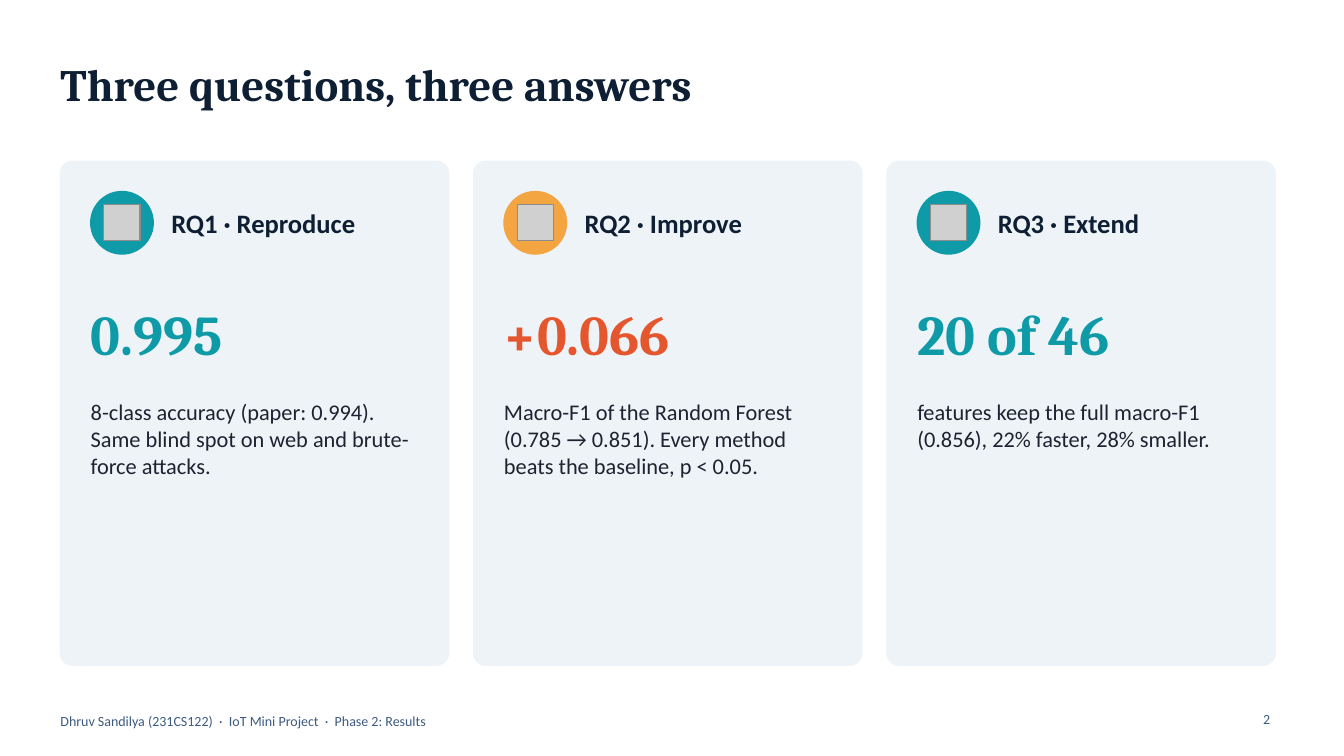
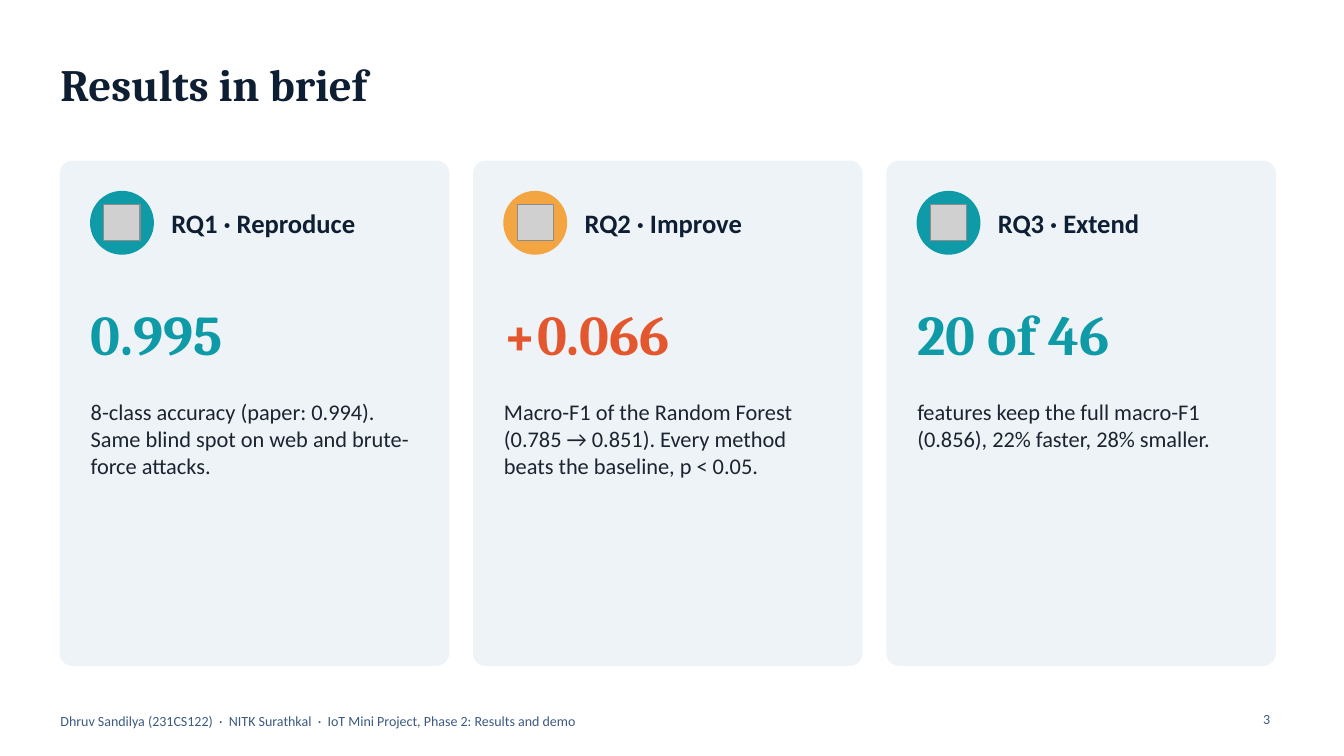
Before and after one commit to Dhruvsandilya0711/IoT_Mini_Project, a slide deck: slide 3 of slides/Phase2_Results.pptx (slide 2 before the commit). Drawn at 1344x756 pixels with LibreOffice and Linux fonts; fonts in the diff are those of the drawing; grey boxes stand for pictures. Boxes give left, top, right and bottom in pixels: in the first picture for what was removed or moved away, otherwise in the second. Text is boxed around its words. In the diff, an @@ line names an element or a change of style, - is before the commit and + after.

Commit message:
Rebuild both presentations and drop the Raspberry Pi wording
Phase 1 (proposal, 16 slides) and Phase 2 (results and demo, 21 slides)
now open with an NITK title slide and an outline, end with references,
and Phase 2 adds slides on how the experiments were run and on the live
demo. The report, its diagrams and both decks describe the gateway as a
generic device. notebooks/demo.ipynb runs the demo in Kaggle.

```diff
--- a/slides/Phase2_Results.pptx
+++ b/slides/Phase2_Results.pptx
@@ title at [60, 69, 367, 102]: text changed @@
-Three questions, three answers
+Results in brief
@@ text at [60, 716, 576, 729]: text changed @@
-Dhruv Sandilya (231CS122) · IoT Mini Project · Phase 2: Results
+Dhruv Sandilya (231CS122) · NITK Surathkal · IoT Mini Project, Phase 2: Results and demo
@@ page number at [1263, 715, 1270, 724]: text changed @@
-2
+3
```
Also in this commit, not shown: 15 other slides changed, 4 slides added, 18 other files.
